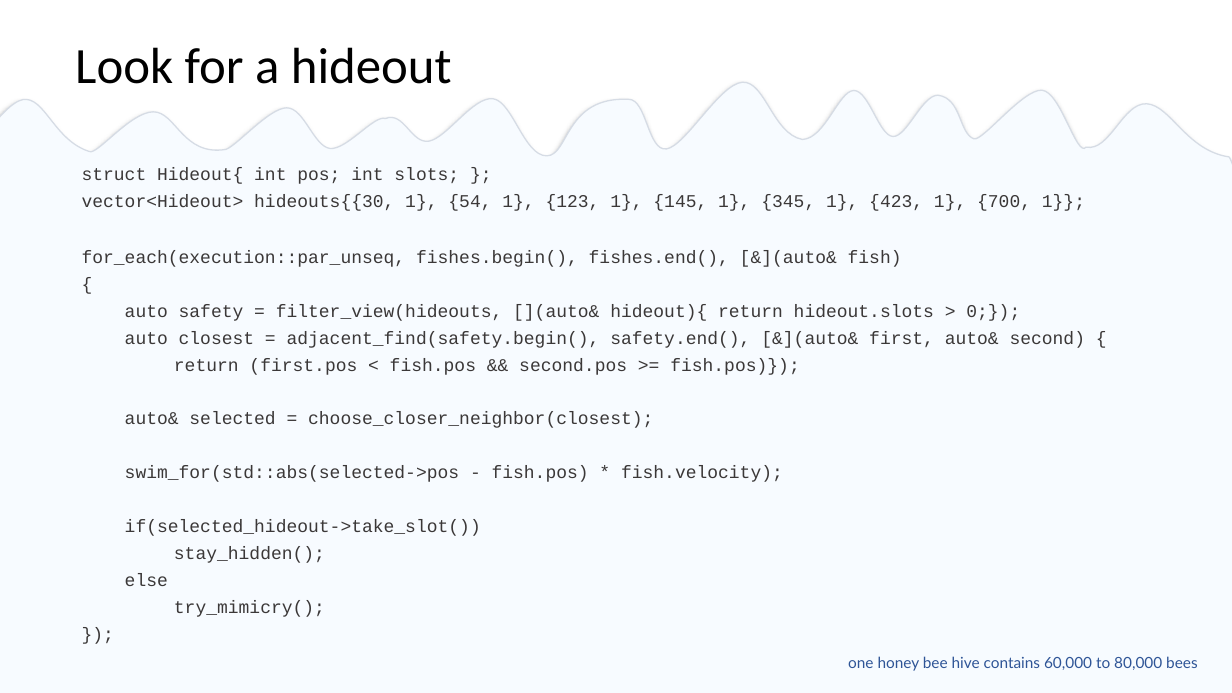
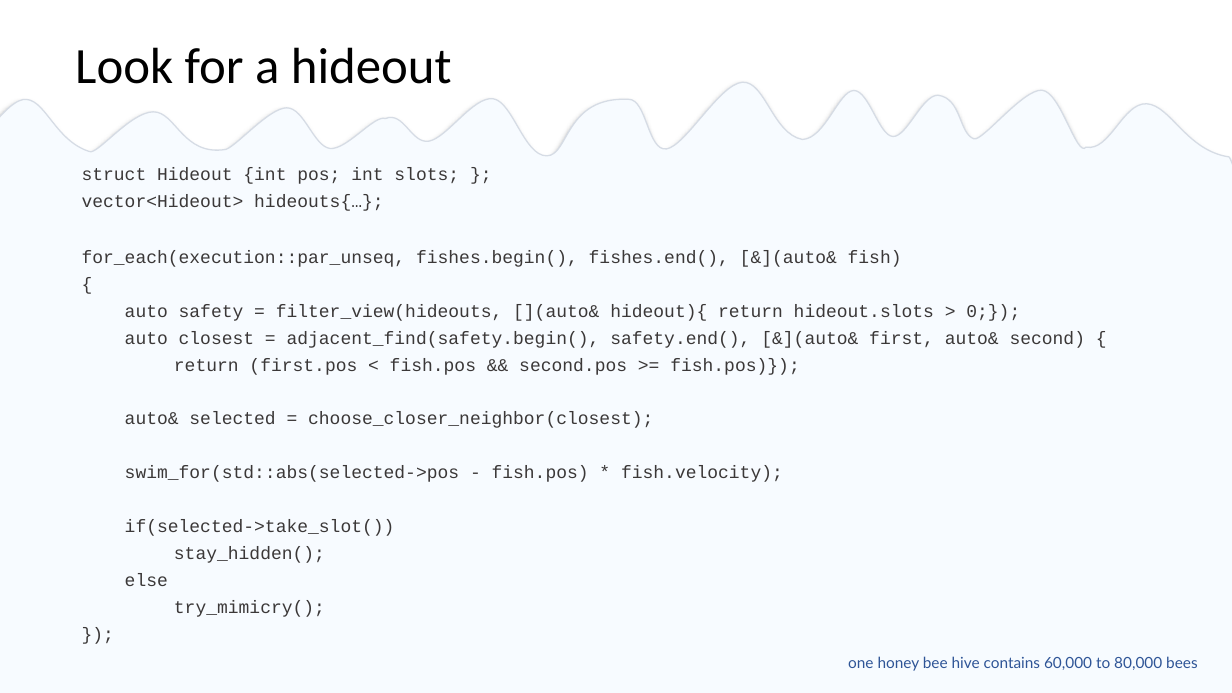
Before and after one commit to EmptySquareBubble/StoriesFromAParallelUniverse-, a slide deck: slide 45 of stories_from_a_paralel_universe.pptx (slide 41 before the commit). Drawn at 1232x693 pixels with LibreOffice and Linux fonts; fonts in the diff are those of the drawing. Boxes give left, top, right and bottom in pixels: in the first picture for what was removed or moved away, otherwise in the second. Text is boxed around its words. In the diff, an @@ line names an element or a change of style, - is before the commit and + after.

```diff
--- a/stories_from_a_paralel_universe.pptx
+++ b/stories_from_a_paralel_universe.pptx
@@ text at bbox=[82, 168, 459, 211]: text changed @@
-struct Hideout{ int pos; int slots; };
-vector<Hideout> hideouts{{30, 1}, {54, 1}, {123, 1}, {145, 1}, {345, 1}, {423, 1}, {700, 1}};
+struct Hideout {int pos; int slots; };
+vector<Hideout> hideouts{…};
@@ text at bbox=[125, 520, 395, 536]: text changed @@
-if(selected_hideout->take_slot())
+if(selected->take_slot())
```
Also in this commit, not shown: 8 other slides changed, 4 slides added.
